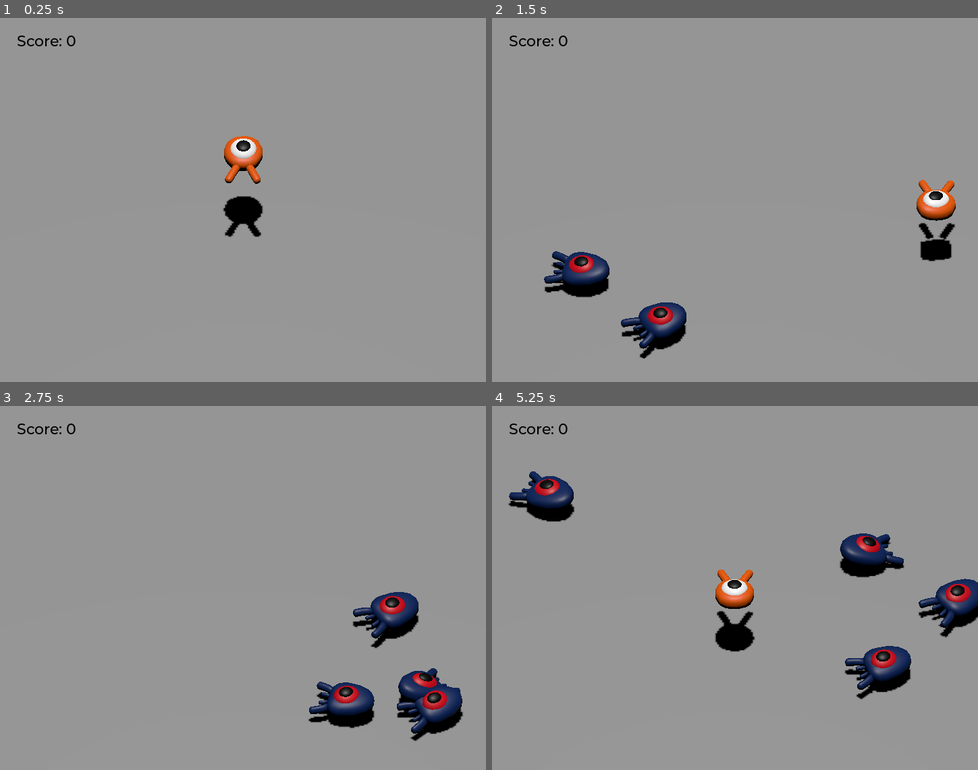
Above: before the commit, frames 1-4 (two rows, left to right).
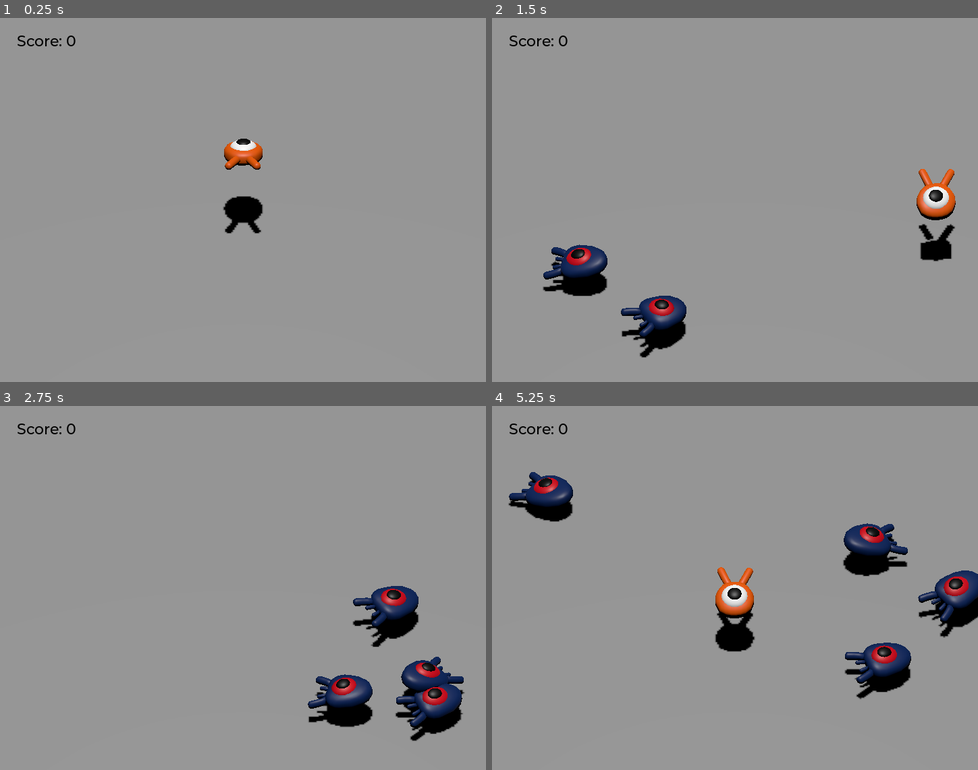
Above: after the commit, the same moments.

Repository: nathanleiby/game1
Game: Godot game, scene res://main.tscn
The game is run twice, just before and just after one commit, with the same random seed, the same clock (stepped at 60 frames per second) and the same inputs.
Inputs:
- Up to frame 1 (0.25 s): no input
- Up to frame 2 (1.5 s): tap Enter (ui_accept) at 0.5 s; hold Right (move_right) 0.53-1.28 s; hold Space (jump) 0.53-1.28 s; hold Down (move_back) from 1.28 s (still down); tap Space (jump) at 1.35 s
- Up to frame 3 (2.75 s): tap Space (jump) at 1.52, 1.82 s; release Down (move_back) at 2.03 s; hold Right (move_right) from 2.03 s (still down); hold Space (jump) from 2.03 s (still down)
- Up to frame 4 (5.25 s): release Right (move_right) at 2.78 s; release Space (jump) at 2.78 s; hold Up (move_forward) 2.78-3.53 s; tap Space (jump) at 2.85, 3.02, 3.32, 4.35, 4.52, 4.82 s; hold Space (jump) 3.53-4.28 s; hold Left (move_left) 3.53-5.03 s; hold Down (move_back) from 5.03 s (still down); hold Space (jump) from 5.03 s (still down)

The runs differ from the first frame. In frame 1, 0.8% of the frame differs, in the area x 45-55%, y 32-61%; in frame 2, 2.8%; in frame 3, 3.8%; in frame 4, 4.1%, in the area x 3-100%, y 17-81%.

Commit message:
enrich player animation. add enemy animation
https://docs.godotengine.org/en/stable/getting_started/first_3d_game/09.adding_animations.html#

Diff:
--- a/Mob.gd
+++ b/Mob.gd
@@ -21,6 +21,7 @@
 	velocity = velocity.rotated(Vector3.UP, rotation.y)
 	position.y = 0.75 # TODO: hack it to be same height as player
 
+	$AnimationPlayer.speed_scale = random_speed / min_speed
 
 
 func _on_visible_on_screen_notifier_3d_screen_exited():
--- a/mob.tscn
+++ b/mob.tscn
@@ -1,10 +1,44 @@
-[gd_scene load_steps=4 format=3 uid="uid://cej0wkhmw26eb"]
+[gd_scene load_steps=6 format=3 uid="uid://cej0wkhmw26eb"]
 
 [ext_resource type="Script" path="res://Mob.gd" id="1_20nd0"]
 [ext_resource type="PackedScene" uid="uid://bifb3fm414uqq" path="res://art/mob.glb" id="2_lbj6u"]
 
 [sub_resource type="BoxShape3D" id="BoxShape3D_xn312"]
 size = Vector3(2.14287, 0.646149, 2.02689)
+
+[sub_resource type="Animation" id="Animation_7tday"]
+resource_name = "float"
+length = 1.2
+loop_mode = 1
+tracks/0/type = "value"
+tracks/0/imported = false
+tracks/0/enabled = true
+tracks/0/path = NodePath("Pivot/Character:position")
+tracks/0/interp = 1
+tracks/0/loop_wrap = true
+tracks/0/keys = {
+"times": PackedFloat32Array(0.2, 0.7, 1.2),
+"transitions": PackedFloat32Array(0.435275, 2.14355, 1),
+"update": 0,
+"values": [Vector3(0, 0, 0), Vector3(2.08165e-12, 0.65, 2.08165e-12), Vector3(2.08165e-12, 0.35, 2.08165e-12)]
+}
+tracks/1/type = "value"
+tracks/1/imported = false
+tracks/1/enabled = true
+tracks/1/path = NodePath("Pivot/Character:rotation")
+tracks/1/interp = 1
+tracks/1/loop_wrap = true
+tracks/1/keys = {
+"times": PackedFloat32Array(0.1, 0.5, 1.2),
+"transitions": PackedFloat32Array(0.435275, 0.435275, 1),
+"update": 0,
+"values": [Vector3(0, 0, 0), Vector3(0.139626, 3.48787e-16, 3.48787e-16), Vector3(-0.15708, 3.48787e-16, 3.48787e-16)]
+}
+
+[sub_resource type="AnimationLibrary" id="AnimationLibrary_deetp"]
+_data = {
+"float": SubResource("Animation_7tday")
+}
 
 [node name="Mob" type="CharacterBody3D" groups=["mob"]]
 transform = Transform3D(1, 0, 0, 0, 1, 0, 0, 0, 1, 0, 0.450114, 0)
@@ -15,6 +49,7 @@
 [node name="Pivot" type="Node3D" parent="."]
 
 [node name="Character" parent="Pivot" instance=ExtResource("2_lbj6u")]
+transform = Transform3D(1, -1.573e-16, 1.68297e-16, 1.68297e-16, 0.997721, -0.0674753, -1.573e-16, 0.0674753, 0.997721, 0, 0, 0)
 
 [node name="CollisionShape3D" type="CollisionShape3D" parent="."]
 transform = Transform3D(1, 0, 0, 0, 1, 0, 0, 0, 1, 0.0191689, 0.187186, -0.0202932)
@@ -24,4 +59,10 @@
 transform = Transform3D(1, 0, 0, 0, 1, 0, 0, 0, 1, 0, 0.330274, 0)
 aabb = AABB(-1.18465, -0.628475, -1.93325, 2.3693, 1.30578, 3.8665)
 
+[node name="AnimationPlayer" type="AnimationPlayer" parent="."]
+autoplay = "float"
+libraries = {
+"": SubResource("AnimationLibrary_deetp")
+}
+
 [connection signal="screen_exited" from="VisibleOnScreenNotifier3D" to="." method="_on_visible_on_screen_notifier_3d_screen_exited"]
--- a/player.gd
+++ b/player.gd
@@ -25,6 +25,10 @@
 	# Change XZ direction
 	if direction != Vector3.ZERO:
 		$Pivot.look_at(position + direction, Vector3.UP)
+		# speed up animation when moving
+		$AnimationPlayer.speed_scale = 4
+	else:
+		$AnimationPlayer.speed_scale = 1
 
 	# Normalize direction vector, so that diagonal movement isn't faster
 	direction = direction.normalized()
@@ -62,6 +66,9 @@
 	velocity = target_velocity
 	move_and_slide()
 
+	# arc when jumping
+	$Pivot.rotation.x = PI / 6 * velocity.y / jump_impulse
+
 
 func die():
 	hit.emit()
